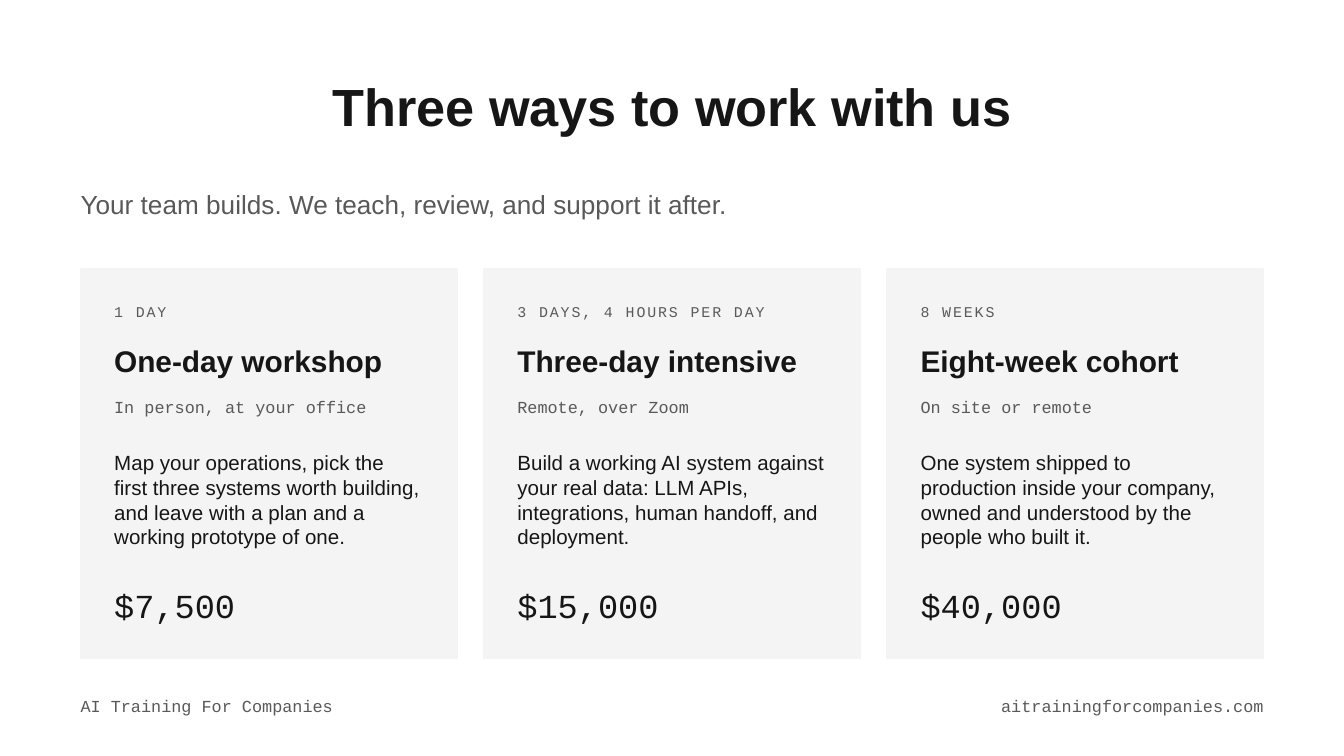
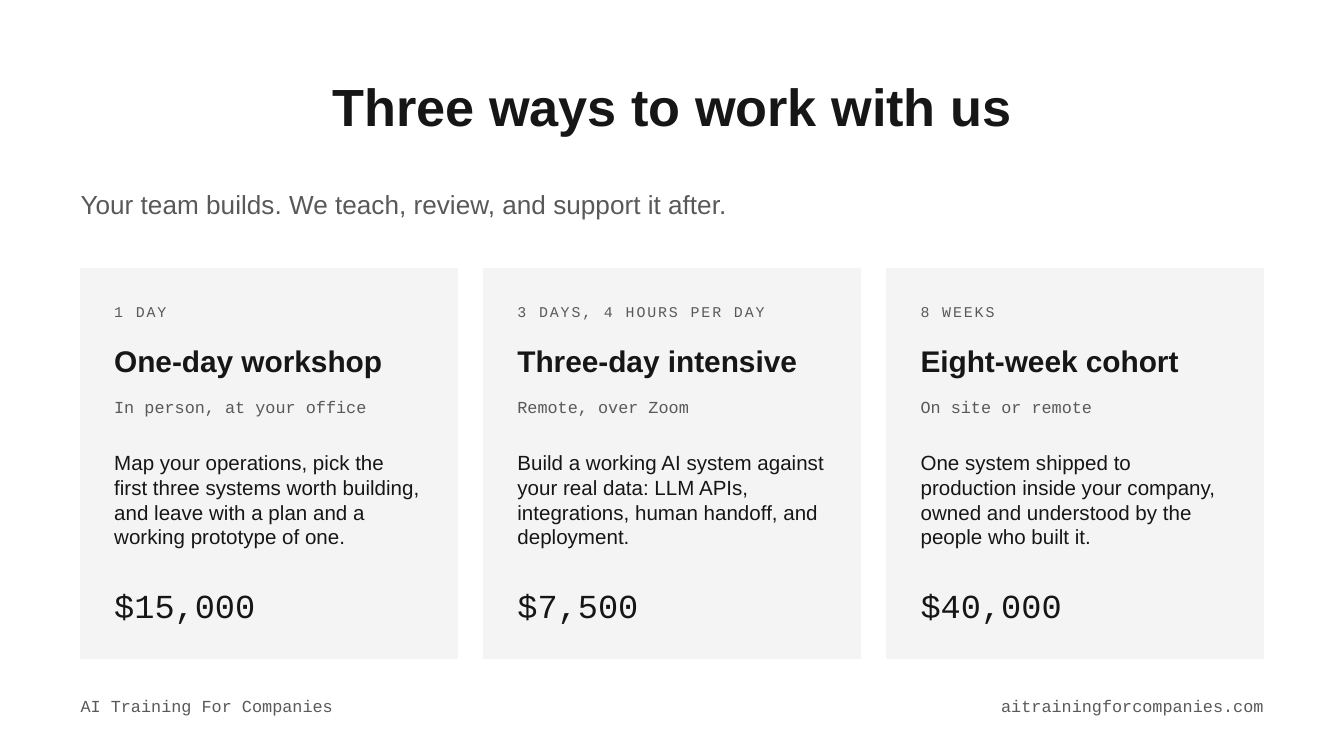
Before and after one commit to wonderfly123/ai-training-for-companies, a slide deck: slide 4 of docs/deck/AI-Training-For-Companies.pptx. Drawn at 1344x756 pixels with LibreOffice and Linux fonts; fonts in the diff are those of the drawing. Boxes give left, top, right and bottom in pixels: in the first picture for what was removed or moved away, otherwise in the second. Text is boxed around its words. In the diff, an @@ line names an element or a change of style, - is before the commit and + after.

```diff
--- a/docs/deck/AI-Training-For-Companies.pptx
+++ b/docs/deck/AI-Training-For-Companies.pptx
@@ text at [114, 593, 255, 624]: text changed @@
-$7,500
+$15,000
@@ text at [517, 593, 638, 624]: text changed @@
-$15,000
+$7,500
```
Also in this commit, not shown: 1 other slide changed, 1 other file.
